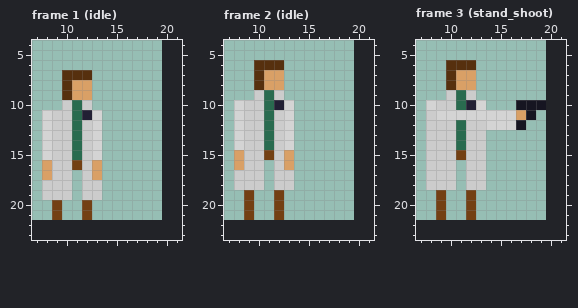
Two states of a pixel-art file, art/ase/scientist.aseprite. The first picture shows the starting point.
16x24 pixels, 3 frames. Shown: frame 1 (idle): x 7..21, y 4..23; frame 2 (idle): x 7..21, y 4..23; frame 3 (stand_shoot): x 7..21, y 4..23. The old version is drawn lined up with the new one, on the new canvas. The commit also changed other frames, which this record leaves out.
The same view after the edit:
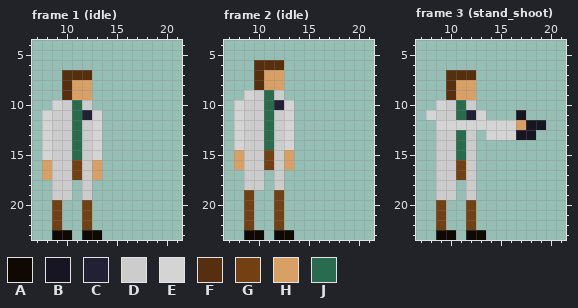
Palette (. is transparent): A #100903  B #161521  C #222034  D #cccccc  E #d4d4d4  F #56300e  G #734013  H #d9a066  J #296b4f
Message: add mob entity add Scientist mob
Changes in this commit:
canvas 16x24 -> 24x24, the old top-left corner now at 4,-2 (the part of the old canvas that was cut away was empty and is not shown)
Changed rows in their new state; - is an unchanged pixel.
Frame 1 (idle):
first column x 9:
10 E
first column x 8:
17 ---G--
18 .----.
19 .----.
22 -G--G-
23 -AA-AA
Frame 2 (idle):
first column x 9:
 9 E
first column x 8:
16 ---G--
17 .----.
18 .----.
first column x 9:
22 G--G-
23 AA-AA
Frame 3 (stand_shoot):
first column x 8:
 6 --...-------
 7 ---FF-------
 9 --FHH-------
10 .E--D.---...
11 EDDJC-...B.-
12 .EEEEE---HBB
13 .----.EEEBB-
14 .----.------
15 .--J-.------
16 .--G-.------
17 .--G-.------
18 .----.------
19 -DD-D-------
22 -G--G-------
23 -AA-AA------
Changed places in both pictures, as pixel boxes (x1, y1, x2, y2):
added: (52, 100, 62, 110)
changed: (42, 170, 102, 240)
added: (244, 90, 254, 100)
changed: (234, 160, 294, 190)
added: (244, 220, 294, 240)
changed: (426, 60, 546, 240)
